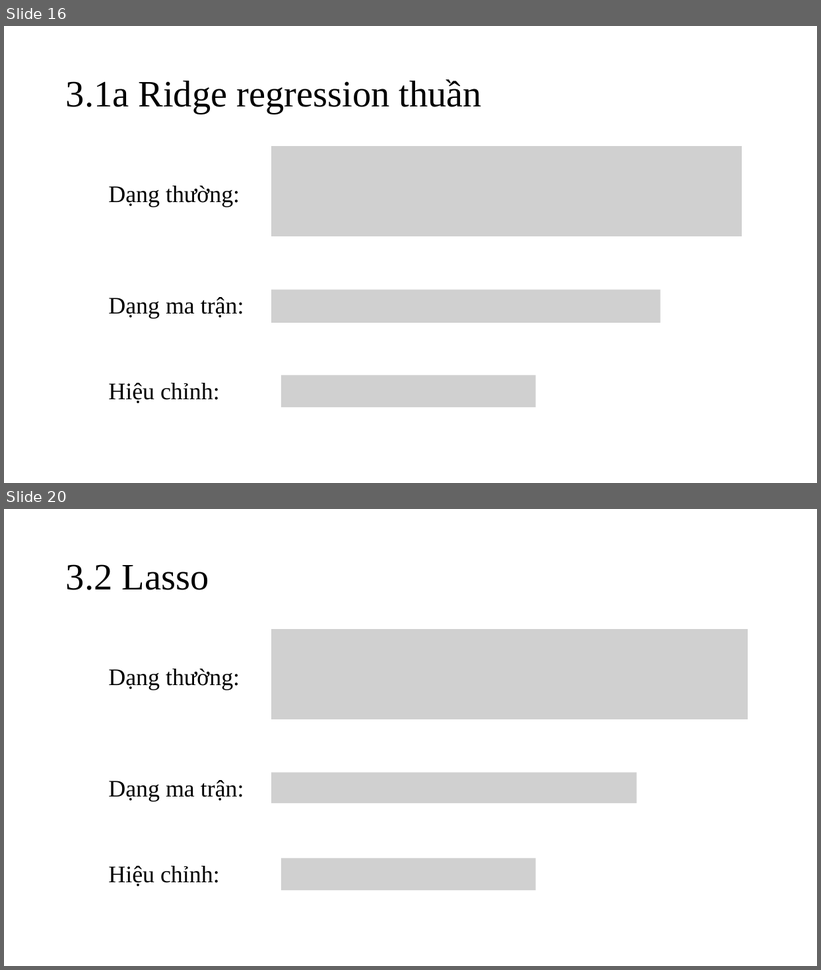
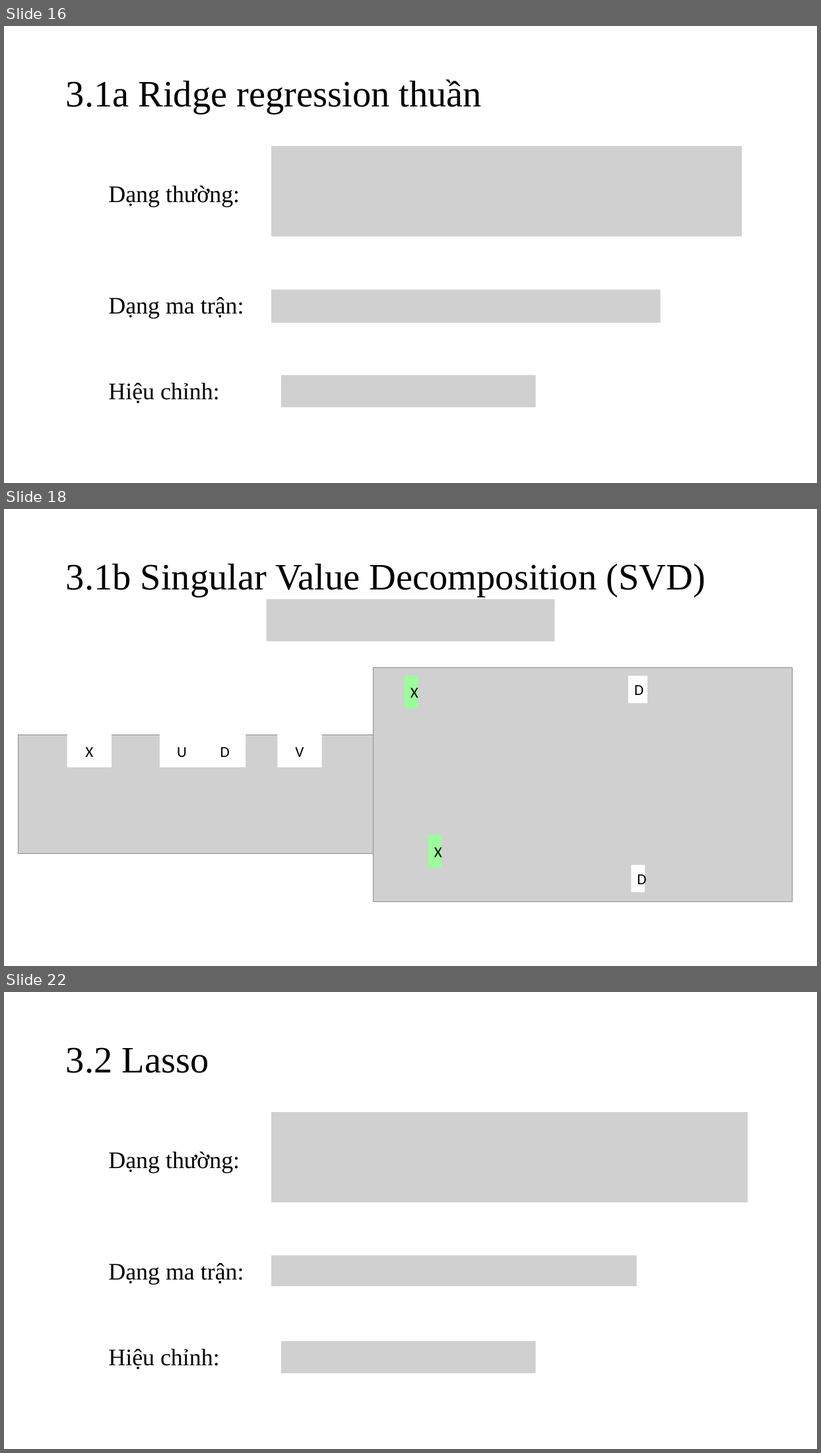
Before and after one commit to nguyenduyhanlam/ML_Final, a slide deck: Shrinkage Method.pptx. Shown one above the other, each under a label of ours: slides 16 and 20 before the commit, slides 16, 18 and 22 after it; the slides between them are not shown. The pictures are 821x970 and 821x1453 pixels, drawn with LibreOffice and Linux fonts; fonts in the diff are those of the drawing; grey boxes stand for pictures. Boxes give left, top, right and bottom in pixels: in the first picture for what was removed or moved away, otherwise in the second. Text is boxed around its words. In the diff, an @@ line names an element or a change of style, - is before the commit and + after.

```diff
--- a/Shrinkage Method.pptx
+++ b/Shrinkage Method.pptx
@@ slide 18 added at [4,509,817,966], background #FFFFFF @@
@@ title added at [66,563,706,597], 44 pt, text #000000 @@
+3.1b Singular Value Decomposition (SVD)
@@ picture added at [266,599,555,642] @@
@@ group added at [19,735,374,854]: 4 rectangles, 1 picture @@
+X
+U
+D
+V
@@ group added at [374,668,793,902]: 4 rectangles, 1 picture @@
+D
+D
+X
+X
@@ what was slide 20 is now slide 22 @@
```
Also in this commit, not shown: 2 slides changed, 2 other slides added, 1 slide removed, 1 other file.
